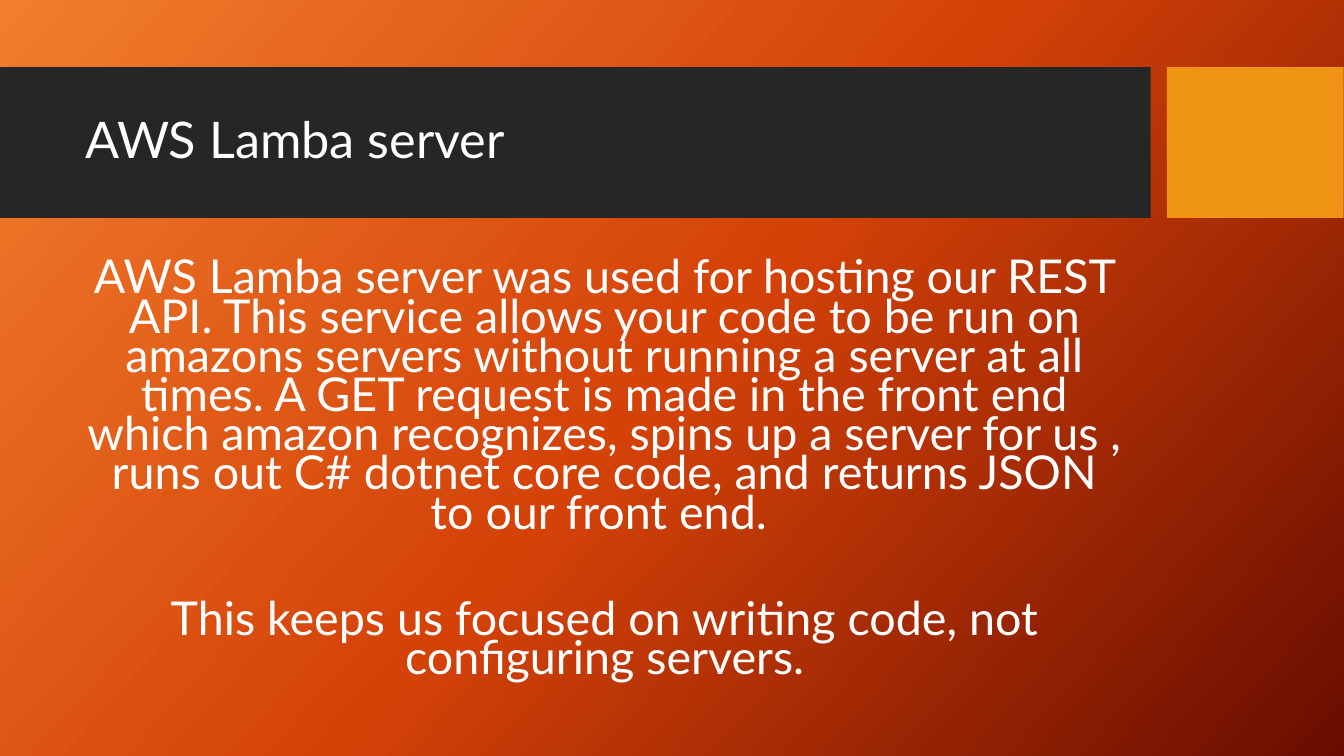
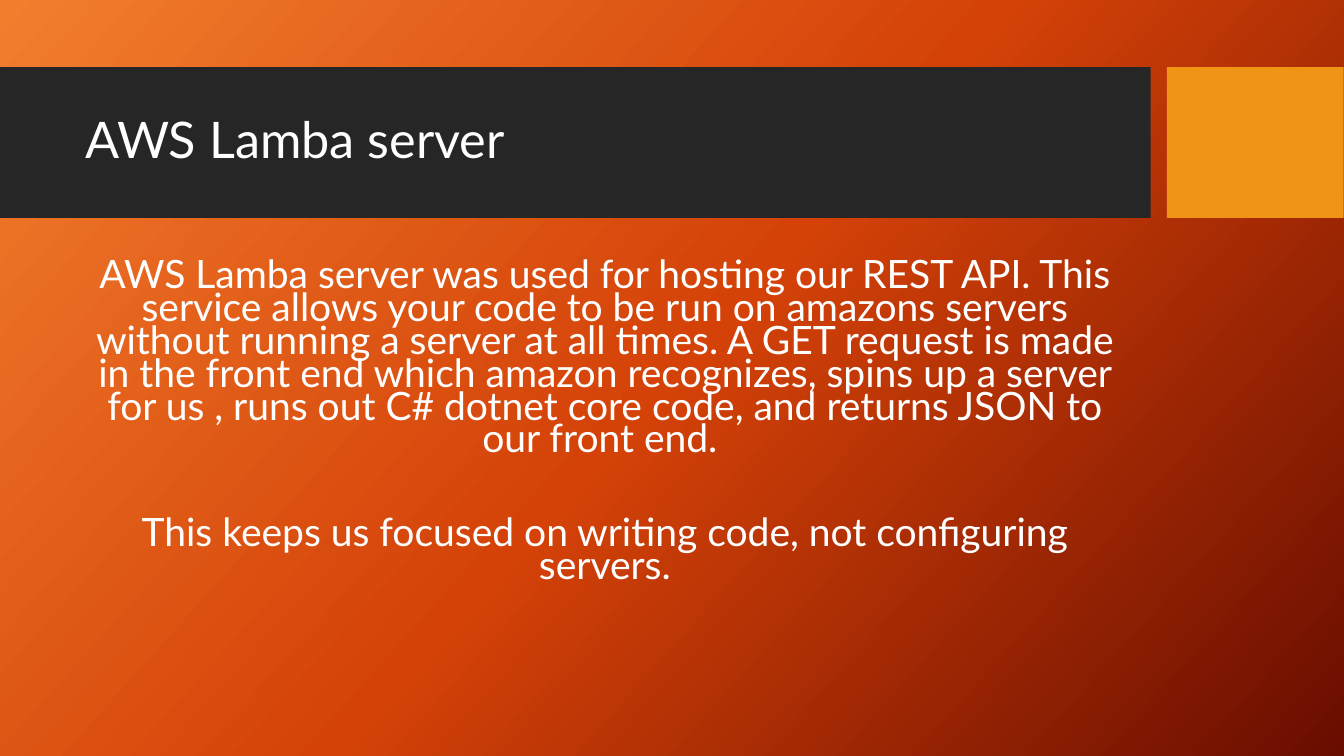
Before and after one commit to Brock-Gibson/Pizza-Now, a slide deck: slide 9 of Presentation/PizzaNow.pptx. Drawn at 1344x756 pixels with LibreOffice and Linux fonts; fonts in the diff are those of the drawing; background and template pictures are left out. Boxes give left, top, right and bottom in pixels: in the first picture for what was removed or moved away, otherwise in the second. Text is boxed around its words. In the diff, an @@ line names an element or a change of style, - is before the commit and + after.

```diff
--- a/Presentation/PizzaNow.pptx
+++ b/Presentation/PizzaNow.pptx
@@ text "AWS Lamba server was used ..." at (96, 259, 1114, 580): size 33.3 to 27.9 pt @@
```
Also in this commit, not shown: 5 other slides changed, 1 slide added, 1 other file.
